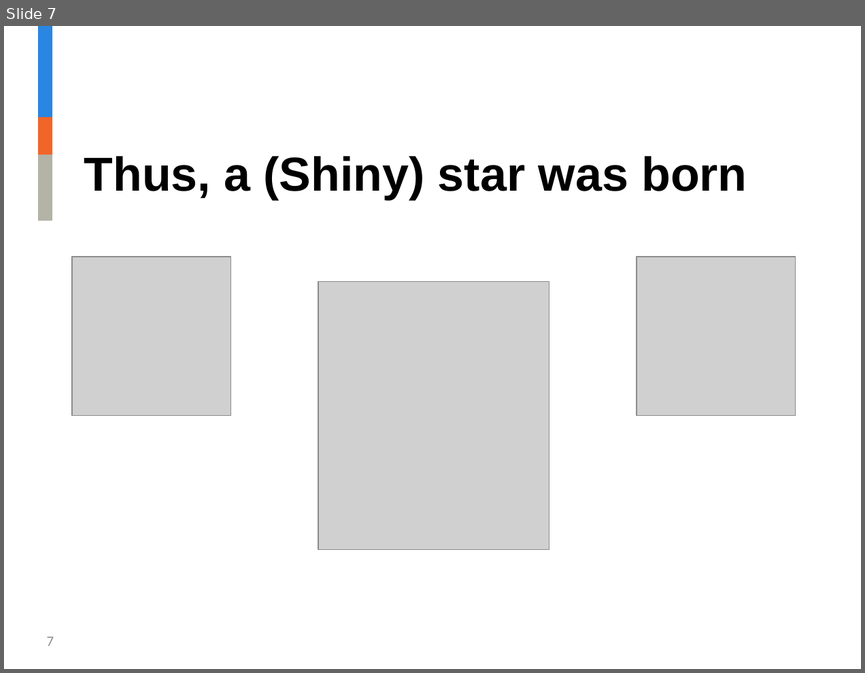
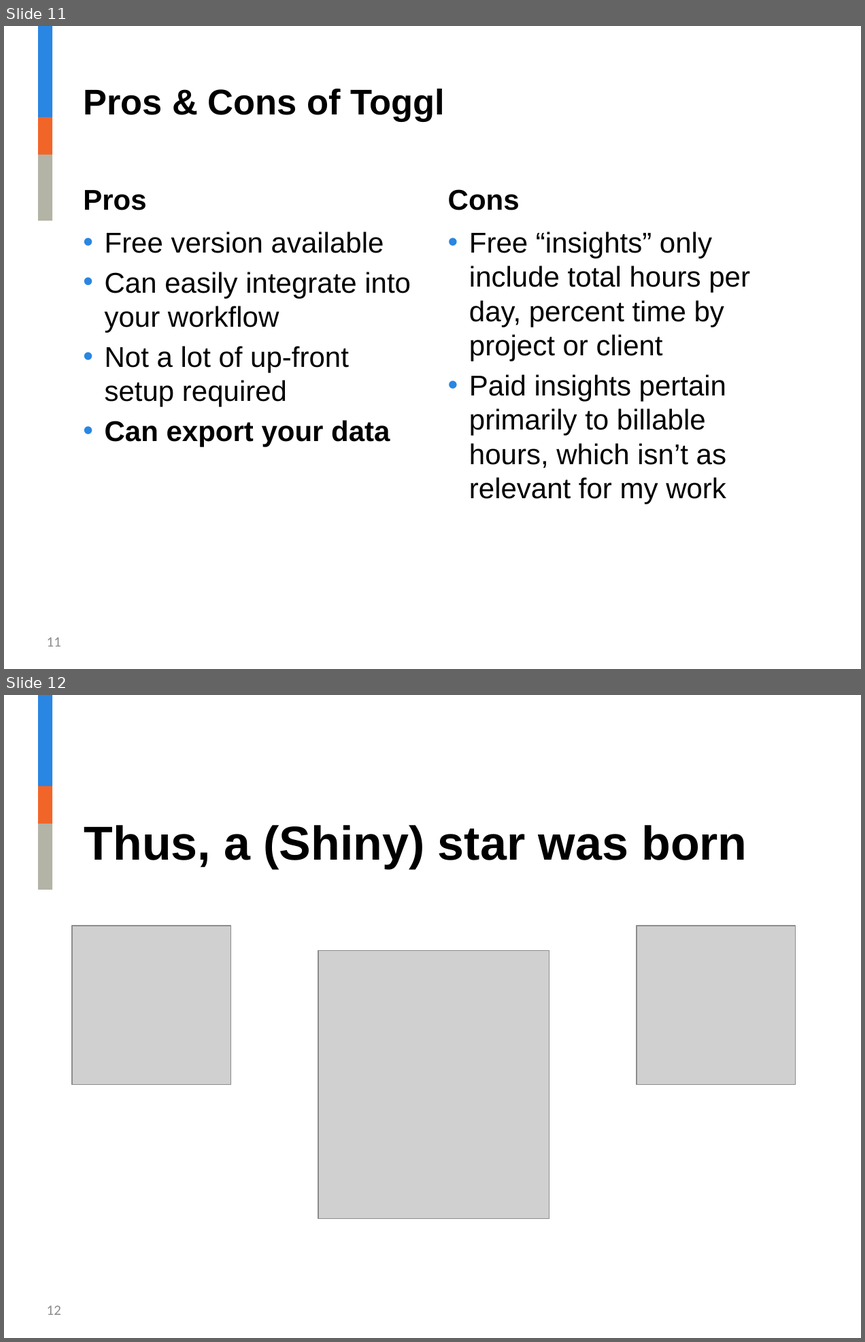
Before and after one commit to jalavery/timetrackR, a slide deck: Strategy and Innovation timetrackR Presentation.pptx. Shown one above the other, each under a label of ours: slide 7 before the commit, slides 11 and 12 after it. The pictures are 865x673 and 865x1342 pixels, drawn with LibreOffice and Linux fonts; fonts in the diff are those of the drawing; grey boxes stand for pictures; background and template pictures are left out. Boxes give left, top, right and bottom in pixels: in the first picture for what was removed or moved away, otherwise in the second. Text is boxed around its words. In the diff, an @@ line names an element or a change of style, - is before the commit and + after.

```diff
--- a/Strategy and Innovation timetrackR Presentation.pptx
+++ b/Strategy and Innovation timetrackR Presentation.pptx
@@ slide 11 added at box(4, 26, 861, 669), background #FFFFFF; not listed: 3 template elements that a slide beside it also shows @@
@@ title added at box(83, 89, 445, 122), 30 pt, text #000000, bold @@
+Pros & Cons of Toggl
@@ text added at box(83, 190, 146, 210), 24 pt, text #000000, bold @@
+Pros
@@ text added at box(448, 189, 519, 210), 24 pt, text #000000, bold @@
+Cons
@@ text added at box(105, 231, 411, 447), 24 pt, text #000000 @@
+• Free version available
+• Can easily integrate into your workflow
+• Not a lot of up-front setup required
+• Can export your data
@@ text added at box(469, 231, 750, 504), 24 pt, text #000000 @@
+• Free “insights” only include total hours per day, percent time by project or client
+• Paid insights pertain primarily to billable hours, which isn’t as relevant for my work
@@ page number added at box(47, 637, 61, 646), 12 pt, text #8C8C8C @@
+11
@@ what was slide 7 is now slide 12 @@
@@ page number at box(47, 1305, 61, 1314): text changed @@
-7
+12
```
Also in this commit, not shown: 12 slides changed, 15 other slides added, 12 slides removed, 9 other files.
